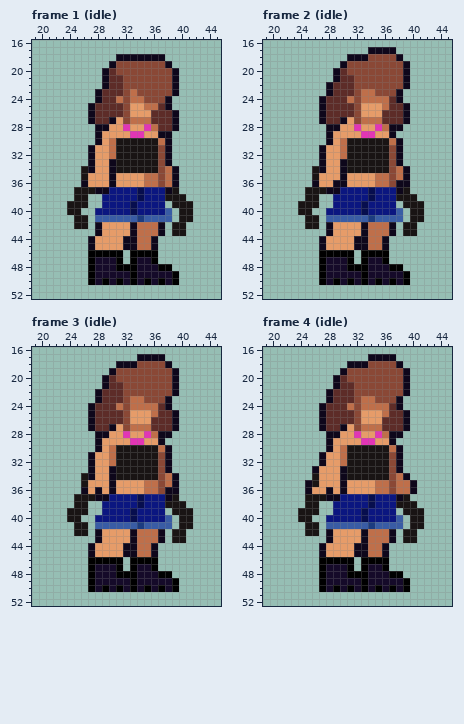
A pixel-art file gets an edit: assets/character/female_character_ase.ase. This is how it looked before the edit.
64x64 pixels, 27 frames. Shown: frame 1 (idle): x 19..45, y 16..52; frame 2 (idle): x 19..45, y 16..52; frame 3 (idle): x 19..45, y 16..52; frame 4 (idle): x 19..45, y 16..52. The commit also changed other frames, which this record leaves out.
And afterwards:
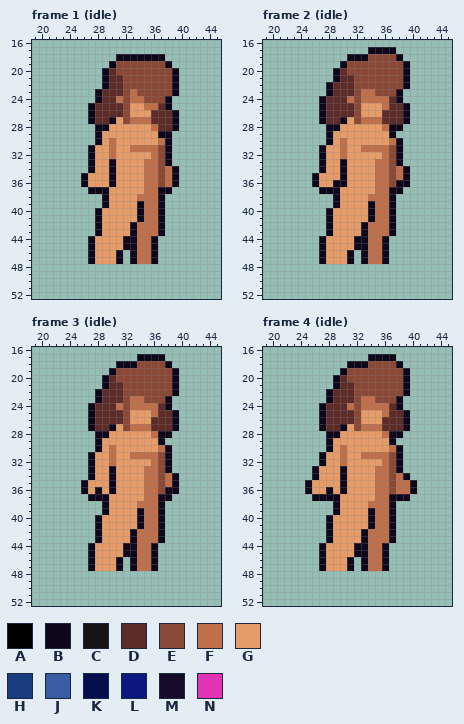
Palette (. is transparent): A #000000  B #0e071b  C #191414  D #5d2c28  E #8a4836  F #bf6f4a  G #e69c69  H #1c3c80  J #395ca5  K #070e4e  L #0b1680  M #150a29  N #e235b5
What changed:
layer "top1" now hidden
layer "top2" now hidden
layer "bottom1" now hidden
layer "bottom2" now hidden
layer "boots1" now hidden
layer "boots2" now hidden
Frame 1 (idle):
y 28: x 32 N -> G; x 35 N -> G
y 29: x 33..34 NN -> GG
y 30: x 31..36 CCCCCC -> GGGGGG
y 31: x 31..36 CCCCCC -> GGFFFF
y 32: x 31..36 CCCCCC -> GGGGGF
y 33: x 31..36 CCCCCC -> GGGGFF
y 34: x 26 C -> .; x 31..36 CCCCCC -> GGGGFF
y 35: x 26 C -> B
y 37: x 25..27 CCC -> ..B; x 30..37 LLLLKLLL -> GGGGGFFB; x 39 C -> .
y 38: x 25..26 CC -> ..; x 29..40 LLLLLKLLLCCC -> BGGGGFFFB...
y 39: x 24..26 CCC -> ...; x 29..37 LLLLKLLLL -> BGGGGBFFB; x 39..41 CCC -> ...
y 40: x 24..25 CC -> ..; x 28..38 LLLLLKLLLLJ -> BGGGGGBFFB.; x 40..41 CC -> ..
y 41: x 25..26 CC -> ..; x 28..38 JJJJJJHJJJJ -> BGGGGGBFFB.; x 40..41 CC -> ..
y 42: x 25..26 CC -> ..; x 39..40 CC -> ..
y 43: x 39..40 CC -> ..
y 46: x 27..31 AAAAA -> BGGGB; x 33..36 AAAA -> BFFB
y 47: x 27..31 AMMMA -> BGGGB; x 33..36 AMMA -> BFFB
y 48: x 27..38 AMMMAAAMMMAA -> ............
y 49: x 27..39 AMMMMMAMMMMMA -> .............
y 50: x 27..39 AMAMAMAMAMAMA -> .............
Frame 2 (idle): the same change as frame 1 (idle)
Frame 3 (idle): the same change as frame 1 (idle)
Frame 4 (idle):
y 28: x 32 N -> G; x 35 N -> G
y 29: x 33..34 NN -> GG
y 30: x 31..36 CCCCCC -> GGGGGG
y 31: x 31..36 CCCCCC -> GGFFFF
y 32: x 31..36 CCCCCC -> GGGGGF
y 33: x 31..36 CCCCCC -> GGGGFF
y 34: x 26 C -> B; x 31..36 CCCCCC -> GGGGFF
y 35: x 26 C -> G
y 37: x 25..27 CCC -> .BB; x 30..37 LLLLKLLL -> GGGGGFFB; x 39 C -> B
y 38: x 25..26 CC -> ..; x 29..40 LLLLLKLLLCCC -> BGGGGFFFB...
y 39: x 24..26 CCC -> ...; x 29..37 LLLLKLLLL -> BGGGGBFFB; x 39..41 CCC -> ...
y 40: x 24..25 CC -> ..; x 28..38 LLLLLKLLLLJ -> BGGGGGBFFB.; x 40..41 CC -> ..
y 41: x 25..26 CC -> ..; x 28..38 JJJJJJHJJJJ -> BGGGGGBFFB.; x 40..41 CC -> ..
y 42: x 25..26 CC -> ..; x 39..40 CC -> ..
y 43: x 39..40 CC -> ..
y 46: x 27..31 AAAAA -> BGGGB; x 33..36 AAAA -> BFFB
y 47: x 27..31 AMMMA -> BGGGB; x 33..36 AMMA -> BFFB
y 48: x 27..38 AMMMAAAMMMAA -> ............
y 49: x 27..39 AMMMMMAMMMMMA -> .............
y 50: x 27..39 AMAMAMAMAMAMA -> .............
Changed places in both pictures, as pixel boxes (x1, y1, x2, y2):
changed: (67, 124, 193, 285)
changed: (298, 124, 424, 285)
changed: (67, 431, 193, 592)
changed: (298, 431, 424, 592)
